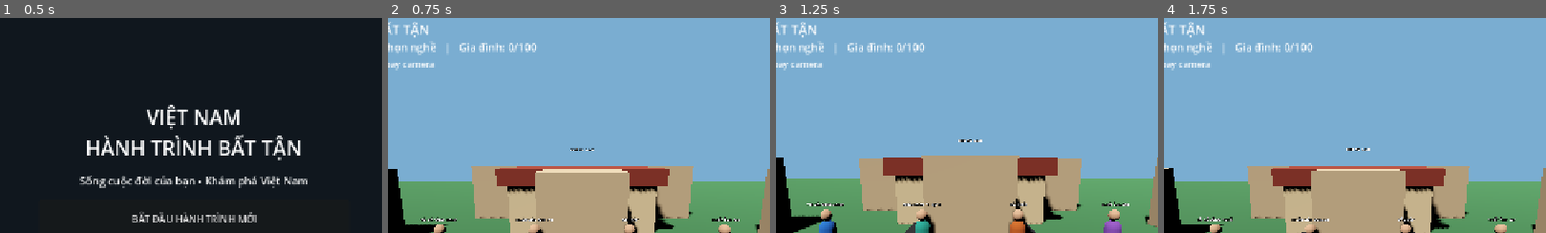
Above: before the commit, frames 1-4 (left to right).
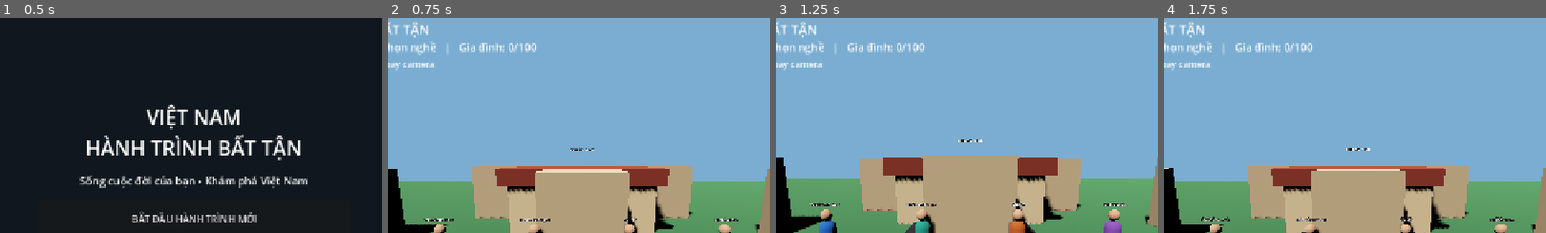
Above: after the commit, the same moments.

Repository: temu838655-dev/Vi-t-Nam-Du-L-ch
Game: Godot game, scene res://scenes/main.tscn
The game is run twice, just before and just after one commit, with the same random seed, the same clock (stepped at 60 frames per second) and the same inputs.
Inputs:
- Up to frame 1 (0.5 s): no input
- Up to frame 2 (0.75 s): click "BẮT ĐẦU HÀNH TRÌNH MỚI" at 0.5 s
- Up to frame 3 (1.25 s): no input
- Up to frame 4 (1.75 s): click "NHẢY" at 1.25 s
The pictures show only the part of the screen within x 25-75%, y 2-52%; the shares and areas given below are measured in that part.

Frame 1 is identical in both runs. In frame 2, 0.3% of the frame differs, in the area x 8-92%, y 92-96%; in frame 3, 0.4%; in frame 4, 0.4%, in the area x 8-92%, y 92-95%.

Commit message:
Allow players to choose and change careers at stations

Diff:
--- a/Godot/scripts/interactable_npc.gd
+++ b/Godot/scripts/interactable_npc.gd
@@ -3,6 +3,13 @@
 @export var display_name := "Mẹ"
 @export var role := "mother"
 @export var body_color := Color(0.72, 0.18, 0.22)
+
+const CAREER_BY_ROLE := {
+	"career_driver": "Tài xế công nghệ",
+	"career_tourism": "Nhân viên du lịch",
+	"career_chef": "Đầu bếp",
+	"career_photographer": "Nhiếp ảnh gia"
+}
 
 func _ready() -> void:
 	add_to_group("interactable")
@@ -31,7 +38,7 @@
 	var label := Label3D.new()
 	label.text = display_name
 	label.position.y = 2.05
-	label.font_size = 32
+	label.font_size = 26
 	label.billboard = BaseMaterial3D.BILLBOARD_ENABLED
 	add_child(label)
 
@@ -42,8 +49,12 @@
 		"father":
 			return GameState.talk_with_family("Bố")
 		"job_board":
-			if GameState.selected_career == "Chưa chọn nghề":
-				var career := GameState.choose_next_career()
-				return "Bạn đã chọn nghề: %s. Hãy quay lại bảng việc làm để nhận ca làm." % career
-			return GameState.complete_work_shift()
+			return "Hãy đến từng quầy tuyển dụng để chọn nghề bạn muốn làm."
+		_:
+			if CAREER_BY_ROLE.has(role):
+				var career: String = CAREER_BY_ROLE[role]
+				if GameState.selected_career != career:
+					GameState.selected_career = career
+					return "Bạn đã chọn nghề %s. Tương tác lần nữa tại quầy này để nhận ca làm." % career
+				return GameState.complete_work_shift()
 	return "Không có gì để tương tác."
